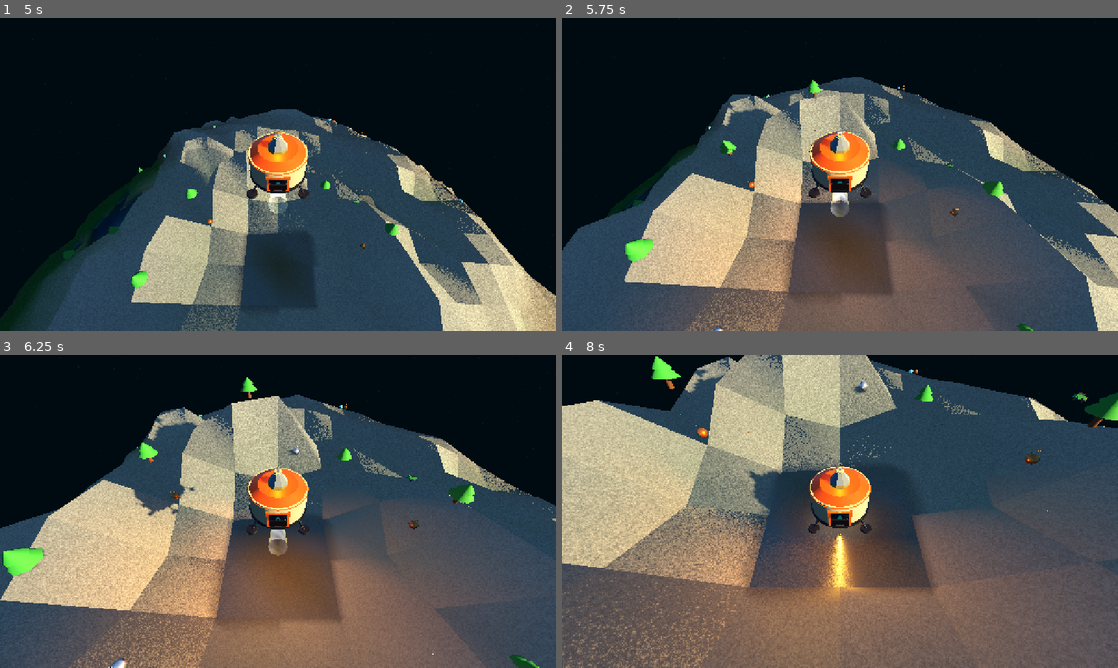
Above: before the commit, frames 1-4 (two rows, left to right).
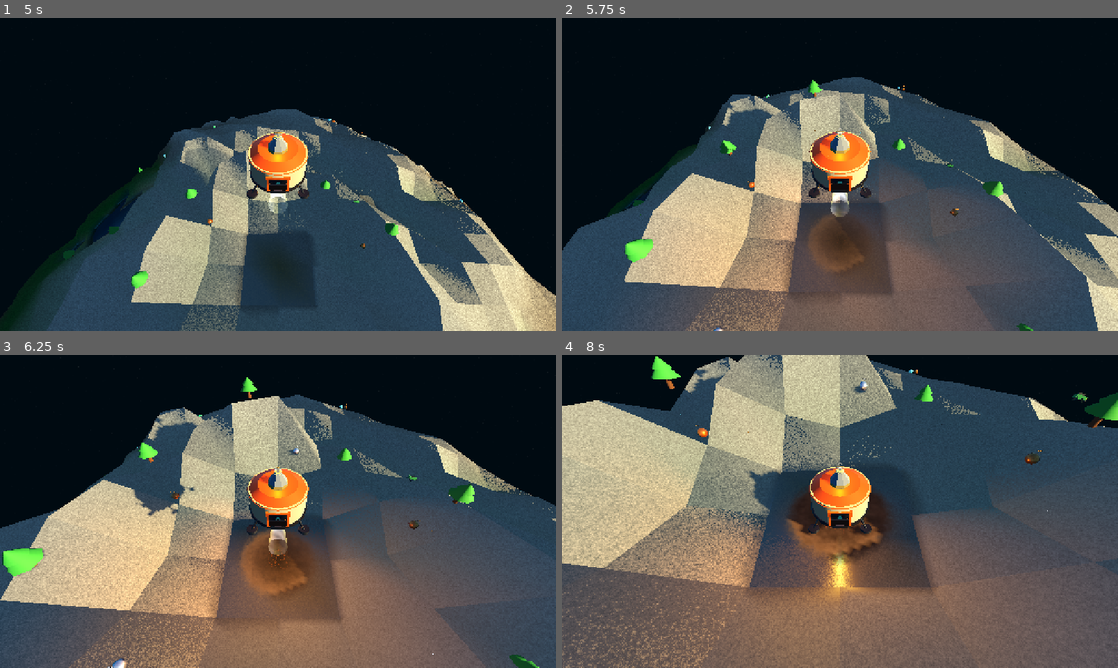
Above: after the commit, the same moments.

Repository: nicolasbuelvas/CIVITUS
Game: Godot game, scene res://scenes/screens/main_menu.tscn
Two runs of this game, one before a commit and one after it. Both use one fixed random seed, a clock stepped at 60 frames per second and the inputs below. Sound files missing from this copy of the repository are replaced by a short silence.
Inputs (mouse positions are in pixels of both pictures, inside the frame that each line leads up to):
- Up to frame 1 (5 s): click "JUGAR" at 0.5 s; click "EXPLORAR NUEVO SISTEMA" at 1.25 s; click "EXPLORAR NUEVO SISTEMA" at 2 s; click "INICIAR EXPEDICIÓN" at 2.75 s; tap Enter at 3.5 s; move the mouse to (400, 158) at 3.52 s; hold D (move_right) 3.53-4.25 s; hold Left (rotate_cam_left) 3.53-4.25 s; click (400, 158) at 3.67 s; drag from (166, 190) to (250, 237) at 4.27 s
- Up to frame 2 (5.75 s): move the mouse to (895, 105) at 5.02 s; hold D (move_right) from 5.03 s (still down); hold Shift (sprint) from 5.03 s (still down)
- Up to frame 3 (6.25 s): release D (move_right) at 5.75 s; release Shift (sprint) at 5.75 s; drag from (250, 574) to (111, 464) at 5.77 s
- Up to frame 4 (8 s): move the mouse to (1006, 558) at 6.52 s; hold A (move_left) 6.53-7.25 s; hold F 6.53-7.25 s; drag from (673, 464) to (756, 433) at 7.27 s

Frame 1 is identical in both runs. In frame 2, 0.2% of the frame differs, in the area x 44-54%, y 62-81%; in frame 3, 0.8%; in frame 4, 1.9%, in the area x 40-59%, y 44-68%.

Commit message:
feat: progressive ground scorch during retro-thruster descent and seamless cockpit visor transition

Diff:
--- a/assets/shaders/scorch_crater.gdshader
+++ b/assets/shaders/scorch_crater.gdshader
@@ -15,6 +15,7 @@
 uniform float crater_radius : hint_range(4.0, 12.0) = 8.2;
 uniform float inner_blast_radius : hint_range(1.0, 5.0) = 3.6;
 uniform float heat_glow : hint_range(0.0, 2.0) = 0.85;
+uniform float scorch_opacity : hint_range(0.0, 1.0) = 1.0;
 
 float hash21(vec2 p) {
 	p = fract(p * vec2(234.34, 435.345));
@@ -82,6 +83,6 @@
 	METALLIC = 0.12;
 	SPECULAR = 0.25;
 
-	EMISSION = ember_color * crack_mask * 1.8;
-	ALPHA = alpha_mask;
+	EMISSION = ember_color * crack_mask * 1.8 * scorch_opacity;
+	ALPHA = alpha_mask * scorch_opacity;
 }
--- a/scripts/world/spherical_planet.gd
+++ b/scripts/world/spherical_planet.gd
@@ -43,6 +43,8 @@
 var landing_target_pos: Vector3 = Vector3.ZERO
 var landing_up_dir: Vector3 = Vector3.UP
 var is_landing_sequence_running: bool = false
+var scorch_crater_mat: ShaderMaterial = null
+var scorch_crater_node: MeshInstance3D = null
 
 # Global step tracking across 40 fine-grained micro-stages
 const TOTAL_SUBSTEPS: int = 40
@@ -71,6 +73,14 @@
 			var target_cam_pos = ship_pos + landing_up_dir * 20.0 + ship_fwd * 18.0
 			cam.global_position = target_cam_pos
 			cam.look_at(ship_pos + landing_up_dir * -1.5, landing_up_dir)
+
+		# Smooth progressive ground scorch under descending rocket retro-thrusters
+		if scorch_crater_mat and is_instance_valid(spaceship_instance) and not cam.get_meta("is_zooming", false):
+			var dist = spaceship_instance.global_position.distance_to(landing_target_pos)
+			var burn_t = clampf(1.0 - (dist / 42.0), 0.0, 1.0)
+			var current_opacity = pow(burn_t, 1.4)
+			scorch_crater_mat.set_shader_parameter("scorch_opacity", current_opacity)
+			scorch_crater_mat.set_shader_parameter("heat_glow", current_opacity * 1.35)
 
 	# Procedural Meteor Streaks (Bloque F)
 	if not is_generating:
@@ -754,6 +764,9 @@
 		return
 	is_landing_sequence_running = true
 
+	# Initialize progressive ground scorch (starts invisible, darkens as thrusters approach ground)
+	_init_ground_scorch(landing_target_pos - landing_up_dir * 0.94, landing_up_dir)
+
 	if hud_instance:
 		hud_instance.visible = false
 
@@ -849,55 +862,78 @@
 			var tw_wait = create_tween()
 			tw_wait.tween_interval(3.0)
 			tw_wait.tween_callback(func():
-				# Prepare and position astronaut inside cabin (keep invisible to prevent headless 3P frame during zoom)
+				if not is_instance_valid(cam):
+					return
+
 				var cur_exit = Vector3.FORWARD
+				var cur_rt = Vector3.RIGHT
 				if is_instance_valid(spaceship_instance):
 					cur_exit = spaceship_instance.global_transform.basis.z.normalized()
+					cur_rt = spaceship_instance.global_transform.basis.x.normalized()
+
 				if is_instance_valid(player_instance):
-					player_instance.visible = false
-					player_instance.global_position = spaceship_instance.global_position + north_dir * 0.35 + cur_exit * 0.2
+					var p_pos = spaceship_instance.global_position + north_dir * 0.35 + cur_exit * 0.2
+					player_instance.global_position = p_pos
+					player_instance.visible = true
 					player_instance.is_action_locked = true
-					if player_instance.has_method("zoom_camera"):
-						player_instance.zoom_camera(-16.0) # Pre-set 1st person mode
-
-				if not is_instance_valid(cam):
-					return
-
-				# 2. Smooth zoom in towards cabin and character first person view (1.4s)
-				var p_cam: Camera3D = player_instance.get_node_or_null("CameraPivot/Camera3D") if player_instance else null
-				var target_zoom_pos: Vector3
-				if p_cam:
-					target_zoom_pos = p_cam.global_position
-				else:
-					target_zoom_pos = spaceship_instance.global_position + north_dir * 1.6
-
-				var tw_zoom = create_tween().set_trans(Tween.TRANS_CUBIC).set_ease(Tween.EASE_IN_OUT).set_parallel(true)
-				tw_zoom.tween_property(cam, "global_position", target_zoom_pos, 1.4)
-				# Align camera gaze forward towards cockpit hatch during zoom
-				var look_target = target_zoom_pos + cur_exit * 8.0
-				cam.look_at(look_target, north_dir)
-
-				tw_zoom.chain().tween_callback(func():
-					if is_instance_valid(player_instance):
-						player_instance.visible = true
-						if p_cam:
-							p_cam.current = true
-						player_instance.set_physics_process(true)
-						player_instance.set_process(true)
-						player_instance.is_action_locked = false
-
-					if is_instance_valid(hud_instance):
-						hud_instance.visible = true
-						if hud_instance.has_method("activate_hud"):
-							hud_instance.activate_hud()
-
-					if is_instance_valid(cam):
-						cam.queue_free()
+					player_instance.is_first_person = false
+					player_instance.set_suit_mode(true)
+					if player_instance.head: player_instance.head.visible = true
+					if player_instance.helmet:
+						player_instance.helmet.visible = true
+						player_instance.helmet.position = Vector3(0, 1.6, 0)
+						player_instance.helmet.rotation = Vector3.ZERO
+
+				# 2. Cinematic Cockpit Reveal: 3/4 front view showcasing astronaut in full space suit & golden visor
+				var p_head = player_instance.global_position + north_dir * 1.45 if is_instance_valid(player_instance) else spaceship_instance.global_position + north_dir * 1.6
+				var cabin_cam_start = p_head + cur_exit * 1.75 + cur_rt * 0.55 + north_dir * 0.15
+				var cabin_cam_drift = p_head + cur_exit * 1.40 + cur_rt * 0.30 + north_dir * 0.08
+				cam.global_position = cabin_cam_start
+				cam.look_at(p_head, north_dir)
+				cam.fov = 62.0
+
+				# Play subtle cockpit cabin confirmation sound
+				AudioManager.play("click", 0.90, -4.0)
+
+				# Cinematic 1.0s showcase drift admiring astronaut inside cabin
+				var tw_drift = create_tween().set_trans(Tween.TRANS_SINE).set_ease(Tween.EASE_OUT)
+				tw_drift.tween_property(cam, "global_position", cabin_cam_drift, 1.0)
+
+				tw_drift.tween_callback(func():
+					if not is_instance_valid(cam):
+						return
+
+					# 3. Smooth dramatic zoom-in into golden visor reflection (1.1s)
+					var eye_target = p_head + cur_exit * 0.06
+					var tw_zoom = create_tween().set_trans(Tween.TRANS_CUBIC).set_ease(Tween.EASE_IN_OUT)
+					tw_zoom.tween_property(cam, "global_position", eye_target, 1.1)
+					tw_zoom.parallel().tween_property(cam, "fov", 80.0, 1.1)
+
+					tw_zoom.tween_callback(func():
+						AudioManager.play("click", 1.25, -1.0)
+						if is_instance_valid(player_instance):
+							var p_cam: Camera3D = player_instance.get_node_or_null("CameraPivot/Camera3D")
+							if player_instance.has_method("zoom_camera"):
+								player_instance.zoom_camera(-16.0) # Switches to 1st person
+							if p_cam:
+								p_cam.current = true
+							player_instance.set_physics_process(true)
+							player_instance.set_process(true)
+							player_instance.is_action_locked = false
+
+						if is_instance_valid(hud_instance):
+							hud_instance.visible = true
+							if hud_instance.has_method("activate_hud"):
+								hud_instance.activate_hud()
+
+						if is_instance_valid(cam):
+							cam.queue_free()
+					)
 				)
 			)
 		)
 
-func _spawn_ground_impact_effects(pos: Vector3, up_dir: Vector3) -> void:
+func _init_ground_scorch(pos: Vector3, up_dir: Vector3) -> void:
 	if has_node("GroundImpactCrater"):
 		return
 	var crater_mesh = PlaneMesh.new()
@@ -908,32 +944,45 @@
 
 	var shader = load("res://assets/shaders/scorch_crater.gdshader")
 	if shader:
-		var mat = ShaderMaterial.new()
-		mat.shader = shader
-		crater_inst.material_override = mat
+		scorch_crater_mat = ShaderMaterial.new()
+		scorch_crater_mat.shader = shader
+		scorch_crater_mat.set_shader_parameter("scorch_opacity", 0.0)
+		scorch_crater_mat.set_shader_parameter("heat_glow", 0.0)
+		crater_inst.material_override = scorch_crater_mat
 
 	# Exactly 2cm above the ground surface so it decals onto the terrain
 	crater_inst.position = pos + up_dir * 0.02
 	_align_node_to_up(crater_inst, up_dir)
 	add_child(crater_inst)
-
-	# Residual smoke gently drifts up from the ground
-	var smoke = CPUParticles3D.new()
-	smoke.name = "ResidualSmoke"
-	smoke.emitting = true
-	smoke.amount = 25
-	smoke.lifetime = 3.5
-	smoke.emission_shape = CPUParticles3D.EMISSION_SHAPE_RING
-	smoke.emission_ring_axis = Vector3(0, 1, 0)
-	smoke.emission_ring_radius = 4.8
-	smoke.emission_ring_inner_radius = 2.6
-	smoke.direction = Vector3(0, 1, 0)
-	smoke.spread = 22.0
-	smoke.gravity = Vector3(0, 0.40, 0)
-	smoke.initial_velocity_min = 0.2
-	smoke.initial_velocity_max = 0.6
-	smoke.color = Color(0.65, 0.62, 0.58, 0.24)
-	crater_inst.add_child(smoke)
+	scorch_crater_node = crater_inst
+
+func _spawn_ground_impact_effects(pos: Vector3, up_dir: Vector3) -> void:
+	if not has_node("GroundImpactCrater"):
+		_init_ground_scorch(pos, up_dir)
+
+	if scorch_crater_mat:
+		scorch_crater_mat.set_shader_parameter("scorch_opacity", 1.0)
+		scorch_crater_mat.set_shader_parameter("heat_glow", 1.25)
+
+	var crater_inst = get_node_or_null("GroundImpactCrater")
+	if crater_inst and not crater_inst.has_node("ResidualSmoke"):
+		# Residual smoke gently drifts up from the ground
+		var smoke = CPUParticles3D.new()
+		smoke.name = "ResidualSmoke"
+		smoke.emitting = true
+		smoke.amount = 25
+		smoke.lifetime = 3.5
+		smoke.emission_shape = CPUParticles3D.EMISSION_SHAPE_RING
+		smoke.emission_ring_axis = Vector3(0, 1, 0)
+		smoke.emission_ring_radius = 4.8
+		smoke.emission_ring_inner_radius = 2.6
+		smoke.direction = Vector3(0, 1, 0)
+		smoke.spread = 22.0
+		smoke.gravity = Vector3(0, 0.40, 0)
+		smoke.initial_velocity_min = 0.2
+		smoke.initial_velocity_max = 0.6
+		smoke.color = Color(0.65, 0.62, 0.58, 0.24)
+		crater_inst.add_child(smoke)
 
 func _deploy_hud_node() -> void:
 	var parent_node = get_parent()
